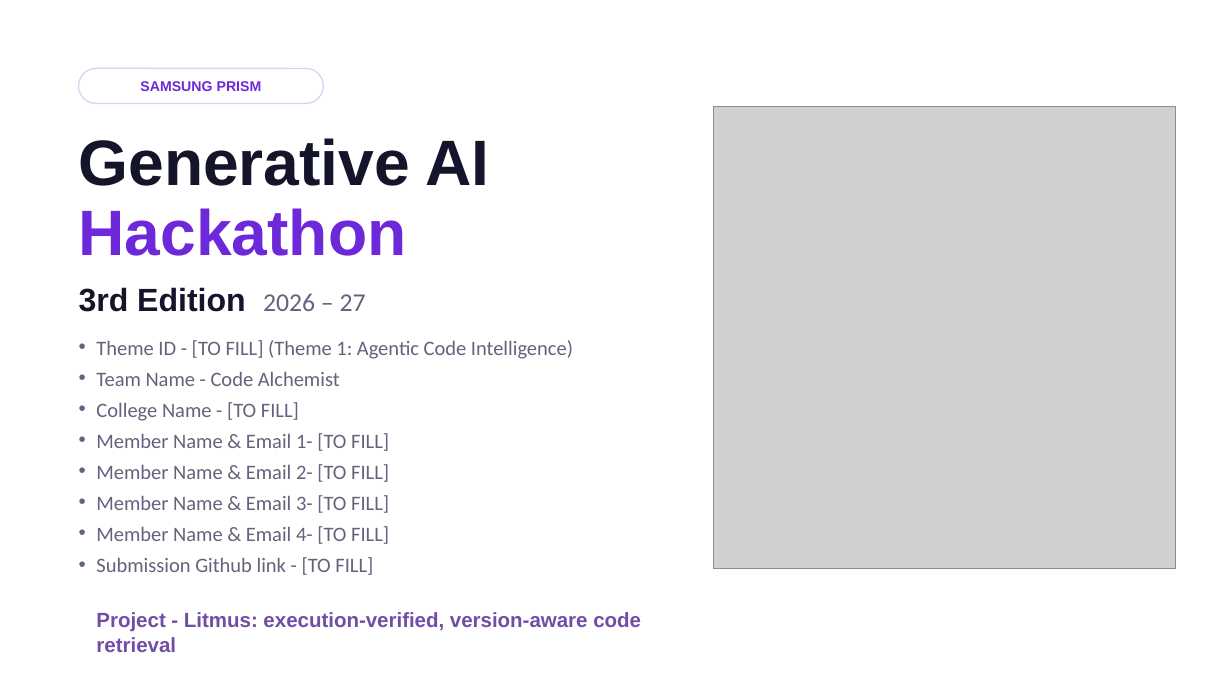
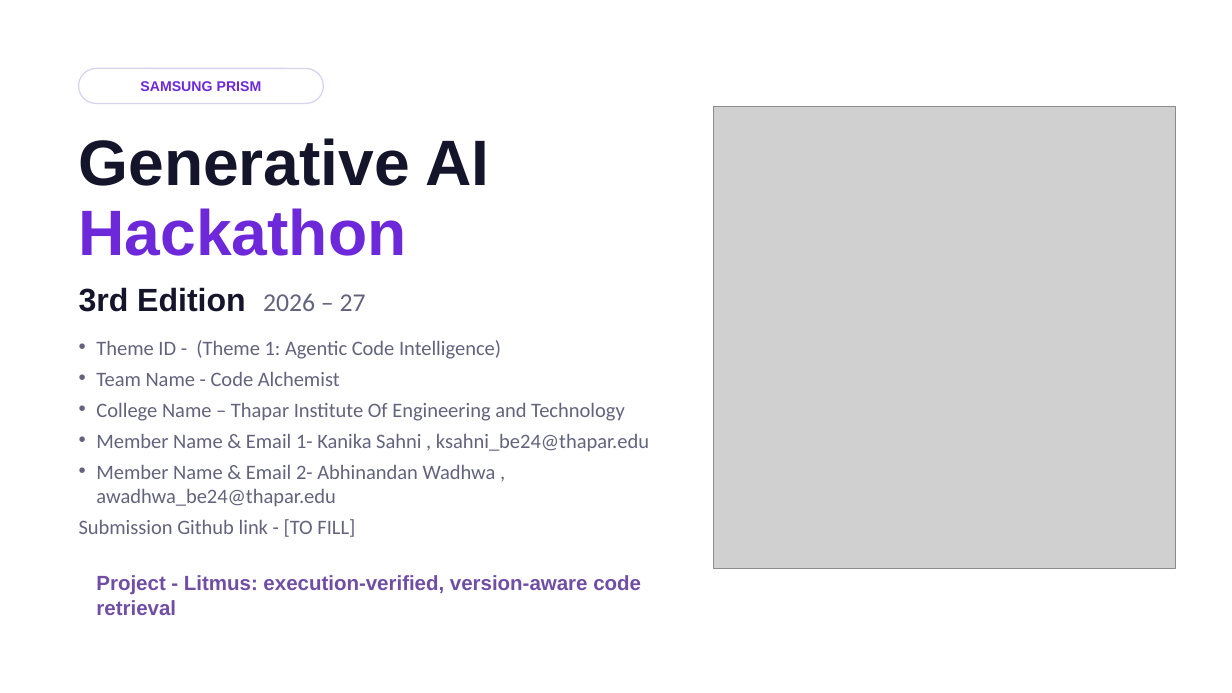
Before and after one commit to kanika190905/litmus, a slide deck: slide 1 of presentation/Litmus_PRISM_Submission.pptx. Drawn at 1232x693 pixels with LibreOffice and Linux fonts; fonts in the diff are those of the drawing; grey boxes stand for pictures. Boxes give left, top, right and bottom in pixels: in the first picture for what was removed or moved away, otherwise in the second. Text is boxed around its words. In the diff, an @@ line names an element or a change of style, - is before the commit and + after.

Commit message:
add demo video and submission files

```diff
--- a/presentation/Litmus_PRISM_Submission.pptx
+++ b/presentation/Litmus_PRISM_Submission.pptx
@@ text at [96,340,501,359]: text changed @@
-• Theme ID - [TO FILL] (Theme 1: Agentic Code Intelligence)
+• Theme ID - (Theme 1: Agentic Code Intelligence)
@@ text at [96,403,649,507]: text changed @@
-• College Name - [TO FILL]
-• Member Name & Email 1- [TO FILL]
-• Member Name & Email 2- [TO FILL]
-• Member Name & Email 3- [TO FILL]
-• Member Name & Email 4- [TO FILL]
+• College Name – Thapar Institute Of Engineering and Technology
+• Member Name & Email 1- Kanika Sahni , ksahni_be24@thapar.edu
+• Member Name & Email 2- Abhinandan Wadhwa , awadhwa_be24@thapar.edu
@@ text at [79,519,355,537]: bullet • to none @@
```
Also in this commit, not shown: 2 other files.
